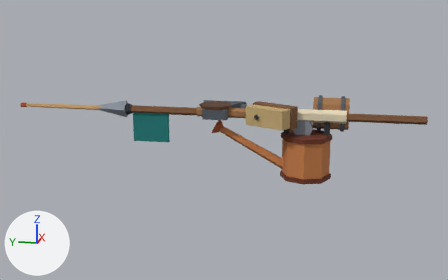
What one commit did to the Blender file raccoon/tools.blend.
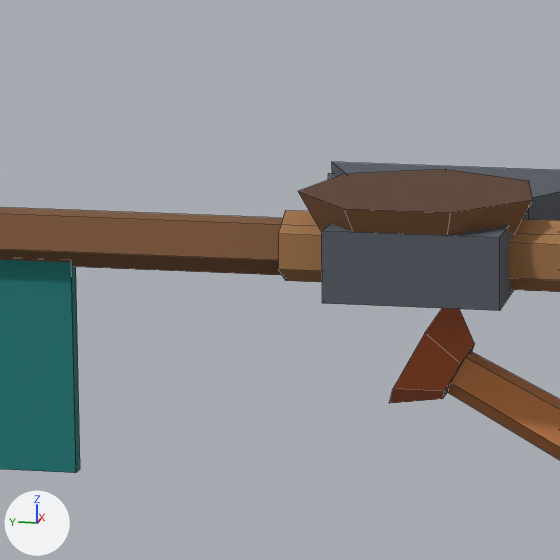
The first picture shows the older version from a 50 mm lens placed at (-0.791, -0.019, 0.16), pointed at (0.007, 0.14, -0.039). The close-ups show the older and then the newer version on the part from 35% to 52% of the width and 28% to 55% of the height of that picture. Only the edits that show in the close-ups are written down. The axes (+X, +Y, +Z) are drawn at lower left. The lights are the same throughout. The close-ups show mesh edges as thin lines.

The scene before the commit, as lines of its bpy script (objects in view):
```python
me_prop_axe = bpy.data.meshes.new('prop_axe')
me_prop_axe.from_pydata(...)  # 32 vertices, 22 faces; spans x -0.018..0.051, y 0.006..0.179, z -0.007..0.007
me_prop_axe.materials.append(mat_m_palette)  # picture img_palette_png
me_prop_ladle = bpy.data.meshes.new('prop_ladle')
me_prop_ladle.from_pydata(...)  # a 5-sided cylinder along y spanning x -0.005..0.005, y -0.02..0.14, z -0.005..0.004; a 7-sided cut cone along z (radius 0.012 at the low end, 0.022 at the high end) spanning x -0.02..0.022, y 0.129..0.171, z -0.007..0.011
me_prop_ladle.materials.append(mat_m_palette)  # picture img_palette_png
me_prop_spear = bpy.data.meshes.new('prop_spear')
me_prop_spear.from_pydata(...)  # 33 vertices, 25 faces; spans x -0.012..0.012, y -0.118..0.33, z -0.044..0.012
me_prop_spear.materials.append(mat_m_palette)  # picture img_palette_png
ob_prop_axe = bpy.data.objects.new('prop_axe', me_prop_axe)
ob_prop_axe.location = (0.0, 0.0, 0.0)
ob_prop_ladle = bpy.data.objects.new('prop_ladle', me_prop_ladle)
ob_prop_ladle.location = (0.0, 0.0, 0.0)
ob_prop_spear = bpy.data.objects.new('prop_spear', me_prop_spear)
ob_prop_spear.location = (0.0, 0.0, 0.0)
# also in view: 'prop_watering_can' at (0.0, 0.07, -0.04)
```
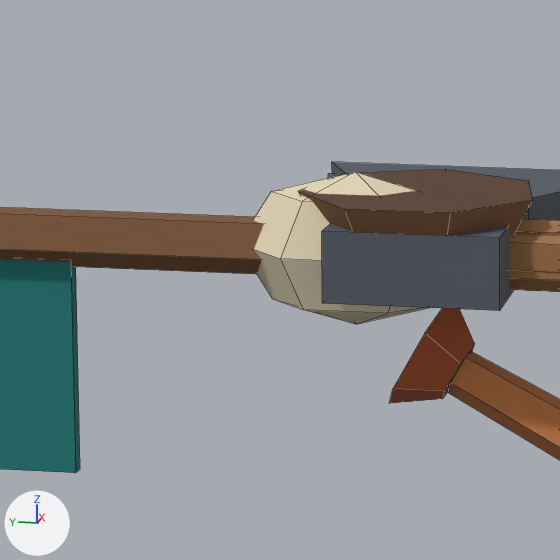
Where the change shows, as pixel boxes (x1, y1, x2, y2) in the close-ups (560 x 560 px):
'prop_stick', added (beige): after (253, 172, 560, 324)

Diff of the bpy script that builds the scene:
```diff
--- a/raccoon/tools.blend.py
+++ b/raccoon/tools.blend.py
@@ me_prop_stick @@
+me_prop_stick.from_pydata(...)  # 54 vertices, 47 faces; spans x -0.012..0.012, y -0.025..0.184, z -0.014..0.014
+me_prop_stick.materials.append(mat_m_palette)  # picture img_palette_png
@@ ob_prop_stick @@
+ob_prop_stick = bpy.data.objects.new('prop_stick', me_prop_stick)
+ob_prop_stick.location = (0.0, 0.0, 0.0)
```
